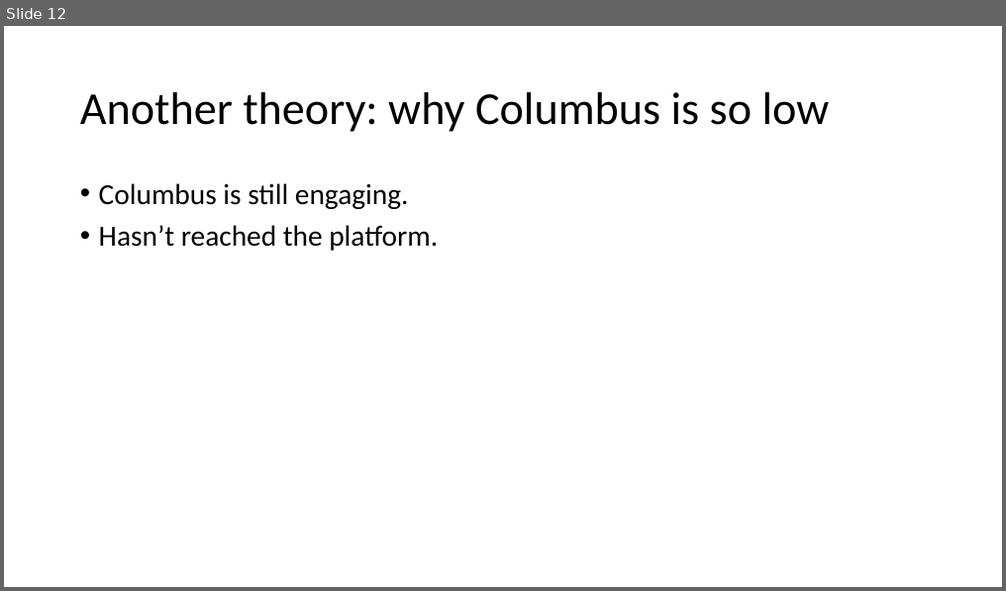
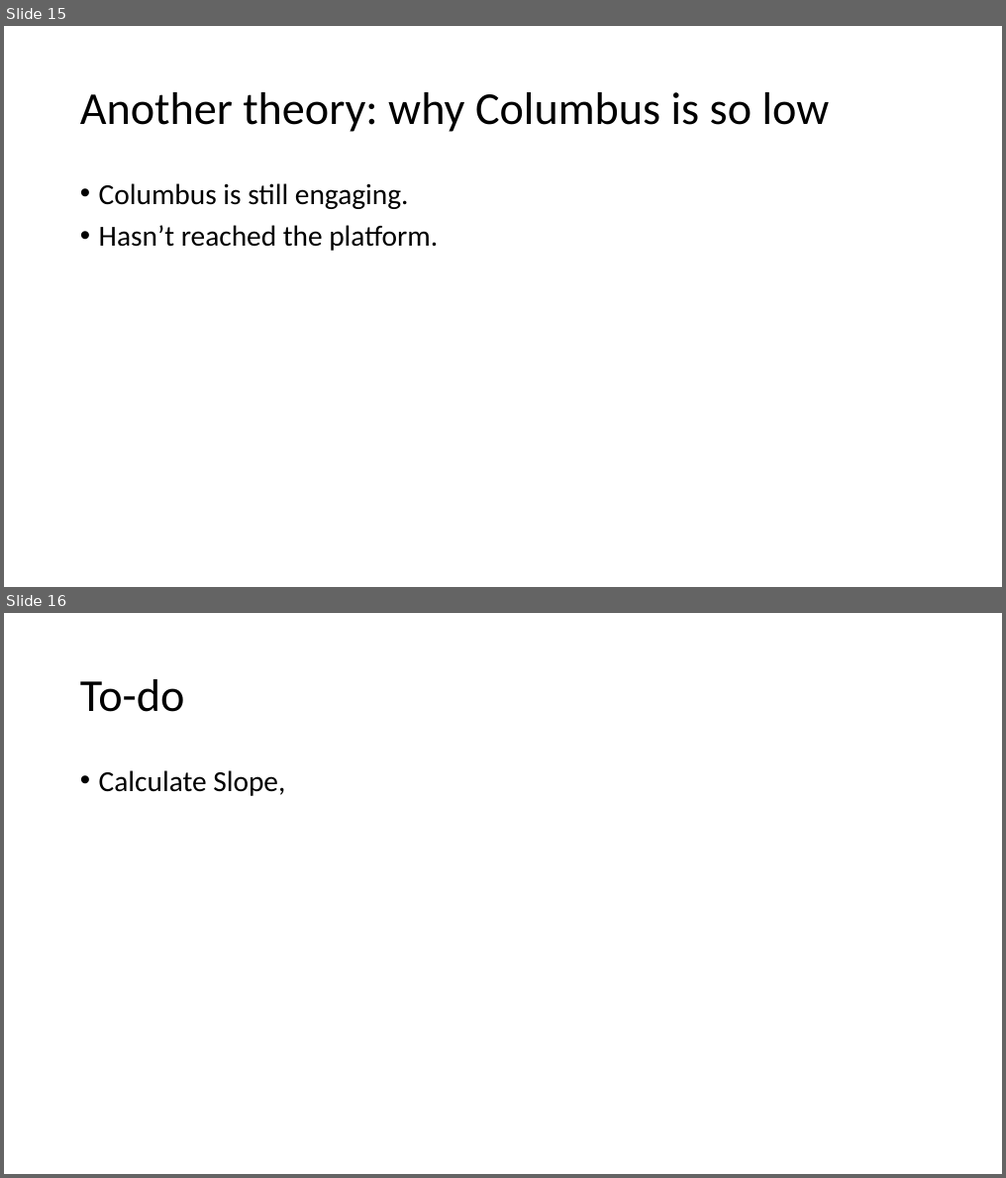
Before and after one commit to luyuliu/COVID-Transit-Demand, a slide deck: doc/pre_results.pptx. Shown one above the other, each under a label of ours: slide 12 before the commit, slides 15 and 16 after it. The pictures are 1006x591 and 1006x1178 pixels, drawn with LibreOffice and Linux fonts; fonts in the diff are those of the drawing. Boxes give left, top, right and bottom in pixels: in the first picture for what was removed or moved away, otherwise in the second. Text is boxed around its words. In the diff, an @@ line names an element or a change of style, - is before the commit and + after.

```diff
--- a/doc/pre_results.pptx
+++ b/doc/pre_results.pptx
@@ slide 16 added at box(4, 613, 1002, 1174), background #FFFFFF @@
@@ title added at box(80, 679, 185, 712), 44 pt, text #000000 @@
+To-do
@@ text added at box(99, 770, 285, 796), 28 pt, text #000000 @@
+• Calculate Slope,
@@ what was slide 12 is now slide 15 @@
```
Also in this commit, not shown: 7 slides changed, 4 other slides added, 1 slide removed.
